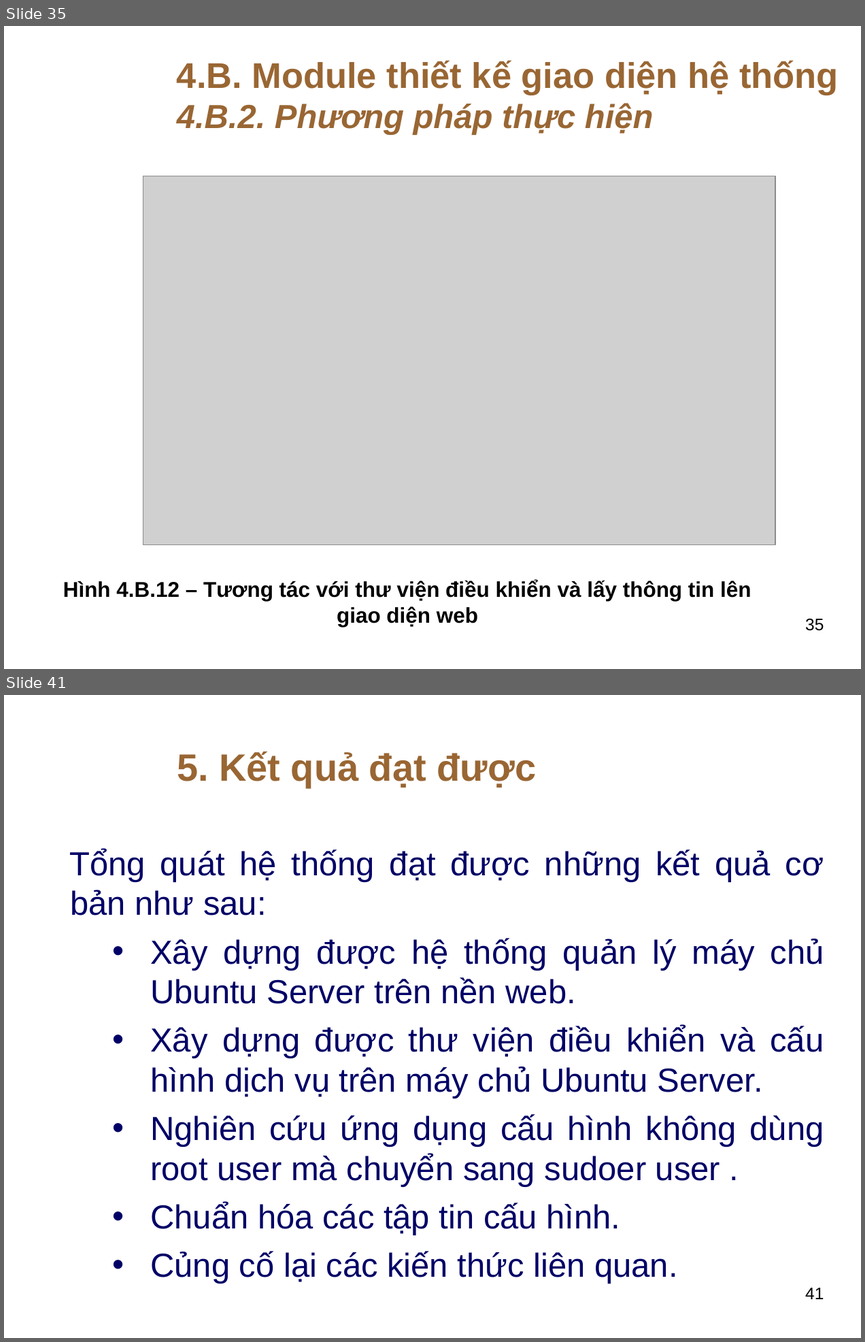
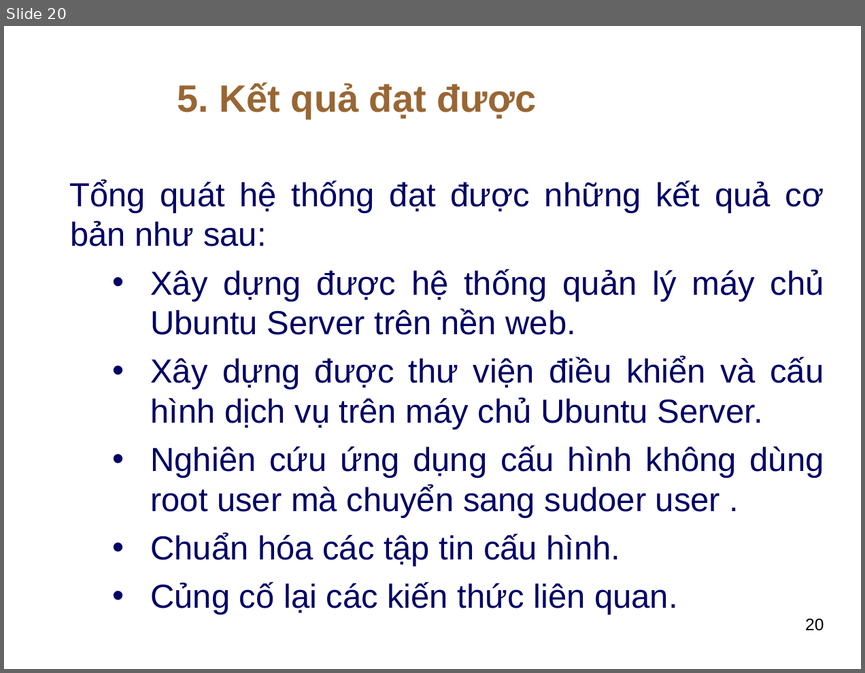
Before and after one commit to thuhuynh4393/testfrontend, a slide deck: Thu HUynh - SLide bao cao.ppt. Shown one above the other, each under a label of ours: slides 35 and 41 before the commit, slide 20 after it; the slides between them are not shown. The pictures are 865x1342 and 865x673 pixels, drawn with LibreOffice and Linux fonts; fonts in the diff are those of the drawing; grey boxes stand for pictures; background and template pictures are left out. Boxes give left, top, right and bottom in pixels: in the first picture for what was removed or moved away, otherwise in the second. Text is boxed around its words. In the diff, an @@ line names an element or a change of style, - is before the commit and + after.

```diff
--- a/Thu HUynh - SLide bao cao.ppt
+++ b/Thu HUynh - SLide bao cao.ppt
@@ slide 35 removed at (4,26,861,669), background picture (left out) @@
@@ text removed at (177,60,838,135) @@
-4.B. Module thiết kế giao diện hệ thống
-4.B.2. Phương pháp thực hiện
@@ picture removed at (143,176,775,544) @@
@@ text removed at (63,580,751,626) @@
-Hình 4.B.12 – Tương tác với thư viện điều khiển và lấy thông tin lên giao diện web
@@ page number removed at (805,618,823,631) @@
-35
@@ what was slide 41 is now slide 20 @@
@@ page number at (805,618,823,631): text changed @@
-41
+20
```
Also in this commit, not shown: 4 slides changed, 2 slides added, 22 other slides removed.
